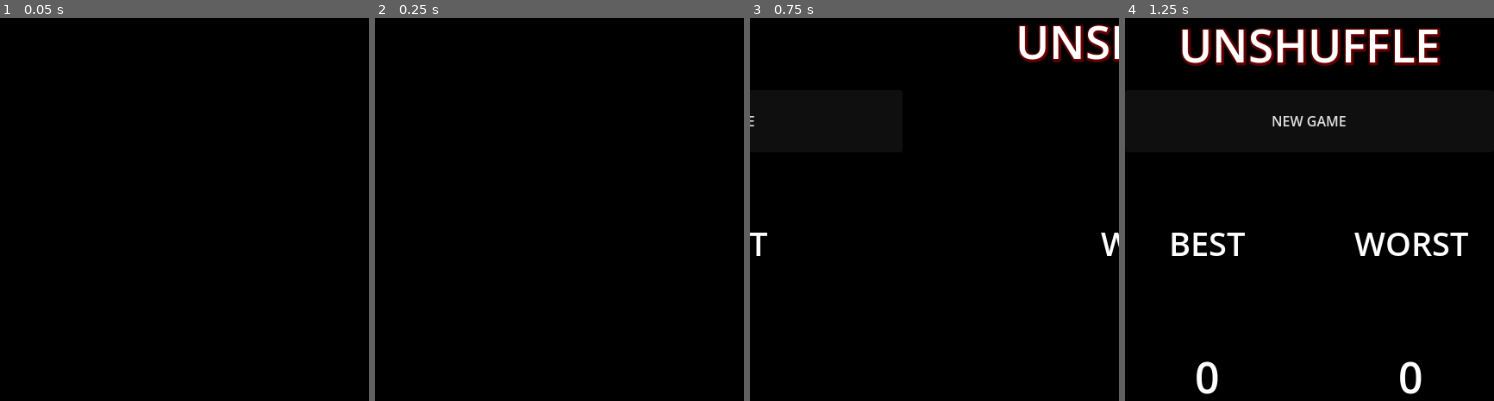
Above: before the commit, frames 1-4 (left to right).
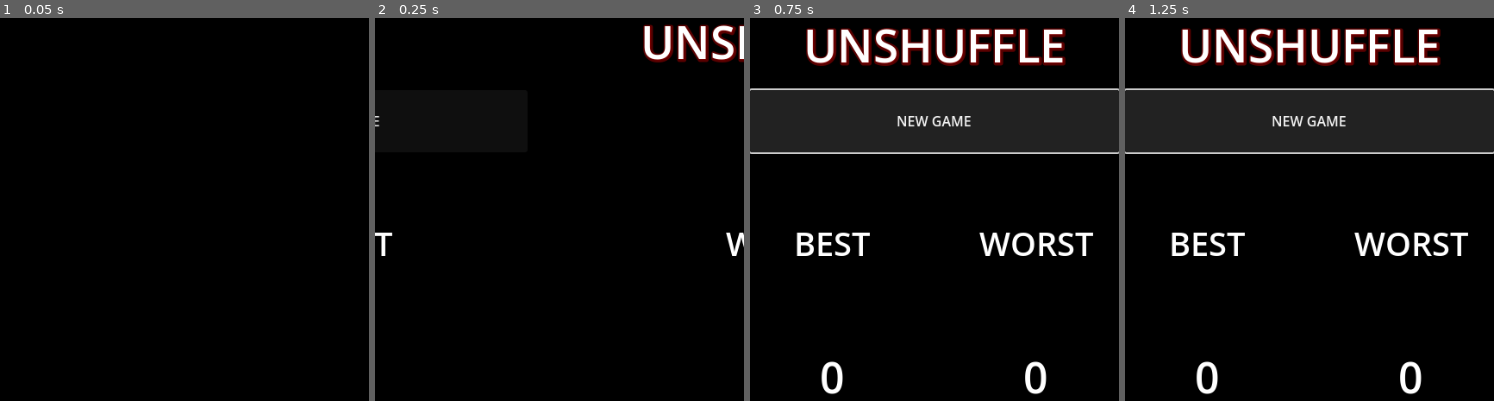
Above: after the commit, the same moments.

Repository: XanderMax/unshuffle
Game: Godot game, scene res://scenes/main.tscn
Same seed, same stepped clock (60 frames per second), same inputs: the game is played once before the commit and once after it.
Inputs (mouse positions are in pixels of both pictures, inside the frame that each line leads up to):
- Up to frame 1 (0.05 s): no input
- Up to frame 2 (0.25 s): no input
- Up to frame 3 (0.75 s): click (934, 121) at 0.5 s, where only the run after the commit has a clickable "NEW GAME"
- Up to frame 4 (1.25 s): no input

Frame 1 is identical in both runs. In frame 2, 2.2% of the frame differs, in the area x 0-100%, y 1-63%; in frame 3, 19%, in the area x 0-100%, y 1-99%; in frame 4, 1.3%.

Commit message:
Rename animations

Diff:
--- a/godot/scenes/main_menu.gd
+++ b/godot/scenes/main_menu.gd
@@ -1,19 +1,29 @@
-extends Control
+class_name MainMenu extends Control
 
 signal newGame()
+signal playout_finished()
 
 # Called when the node enters the scene tree for the first time.
 func _ready():
 	$NewGameButton.pressed.connect(_on_new_game_button_pressed)
+	$UiAnimation.animation_finished.connect(_on_animation_finished)
 
 func _on_new_game_button_pressed():
 	self.newGame.emit()
+
+func _on_animation_finished(animation_name: StringName):
+	print("_on_animation_finished ", animation_name)
+	if animation_name == "playout":
+		self.playout_finished.emit()
 
 # Called every frame. 'delta' is the elapsed time since the previous frame.
 func _process(delta):
 	pass
 
 func playOutUi():
-	$UiAnimation.play("ui_animation")
+	if not $UiAnimation.is_playing():
+		$UiAnimation.play("playout")
+
 func playInUi():
-	$UiAnimation.play_backwards("ui_animation")
+	if not $UiAnimation.is_playing():
+		$UiAnimation.play("playin")
--- a/godot/scenes/main_menu.tscn
+++ b/godot/scenes/main_menu.tscn
@@ -59,9 +59,61 @@
 "values": [Vector2(232, 480), Vector2(496, 480)]
 }
 
+[sub_resource type="Animation" id="Animation_xdvov"]
+resource_name = "playout_animation"
+tracks/0/type = "value"
+tracks/0/imported = false
+tracks/0/enabled = true
+tracks/0/path = NodePath("GameNameLabel:position")
+tracks/0/interp = 2
+tracks/0/loop_wrap = true
+tracks/0/keys = {
+"times": PackedFloat32Array(0, 0.5),
+"transitions": PackedFloat32Array(1, 1),
+"update": 0,
+"values": [Vector2(448, 248), Vector2(0, 256)]
+}
+tracks/1/type = "value"
+tracks/1/imported = false
+tracks/1/enabled = true
+tracks/1/path = NodePath("NewGameButton:position")
+tracks/1/interp = 2
+tracks/1/loop_wrap = true
+tracks/1/keys = {
+"times": PackedFloat32Array(0, 0.5),
+"transitions": PackedFloat32Array(1, 1),
+"update": 0,
+"values": [Vector2(-456, 352), Vector2(0, 352)]
+}
+tracks/2/type = "value"
+tracks/2/imported = false
+tracks/2/enabled = true
+tracks/2/path = NodePath("AllTimeBest:position")
+tracks/2/interp = 1
+tracks/2/loop_wrap = true
+tracks/2/keys = {
+"times": PackedFloat32Array(0, 0.5),
+"transitions": PackedFloat32Array(1, 1),
+"update": 0,
+"values": [Vector2(-224, 480), Vector2(0, 480)]
+}
+tracks/3/type = "value"
+tracks/3/imported = false
+tracks/3/enabled = true
+tracks/3/path = NodePath("AllTimeWorst:position")
+tracks/3/interp = 1
+tracks/3/loop_wrap = true
+tracks/3/keys = {
+"times": PackedFloat32Array(0, 0.5),
+"transitions": PackedFloat32Array(1, 1),
+"update": 0,
+"values": [Vector2(496, 480), Vector2(232, 480)]
+}
+
 [sub_resource type="AnimationLibrary" id="AnimationLibrary_u788m"]
 _data = {
-"ui_animation": SubResource("Animation_hm4x2")
+"playin": SubResource("Animation_xdvov"),
+"playout": SubResource("Animation_hm4x2")
 }
 
 [node name="MainMenu" type="Control"]
@@ -75,10 +127,9 @@
 
 [node name="GameNameLabel" type="Label" parent="."]
 layout_mode = 0
-offset_left = 448.0
-offset_top = 248.0
-offset_right = 876.0
-offset_bottom = 336.0
+offset_top = 256.0
+offset_right = 428.0
+offset_bottom = 344.0
 text = "UNSHUFFLE"
 label_settings = SubResource("LabelSettings_kwk0g")
 horizontal_alignment = 1
@@ -86,9 +137,8 @@
 
 [node name="NewGameButton" type="Button" parent="."]
 layout_mode = 0
-offset_left = -456.0
 offset_top = 352.0
-offset_right = -28.0
+offset_right = 428.0
 offset_bottom = 424.0
 text = "NEW GAME"
 
@@ -97,9 +147,8 @@
 anchors_preset = 0
 anchor_right = 0.0
 anchor_bottom = 0.0
-offset_left = -224.0
 offset_top = 480.0
-offset_right = -32.0
+offset_right = 192.0
 offset_bottom = 784.0
 grow_horizontal = 1
 grow_vertical = 1
@@ -110,9 +159,9 @@
 anchors_preset = 0
 anchor_right = 0.0
 anchor_bottom = 0.0
-offset_left = 496.0
+offset_left = 232.0
 offset_top = 480.0
-offset_right = 697.0
+offset_right = 433.0
 offset_bottom = 784.0
 grow_horizontal = 1
 grow_vertical = 1
Not shown: 1 places in godot/scenes/main_menu.tscn that only renumber resources
